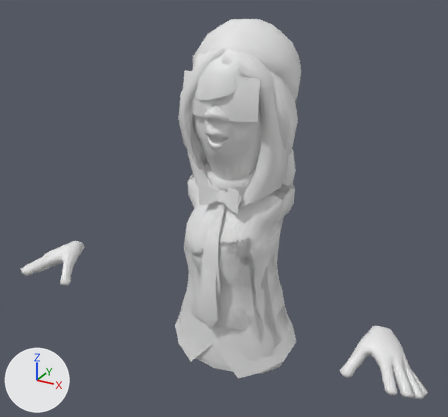
A saved change to the FBX model Assets/ToonPeople/models/TPVRFemaleB.FBX.
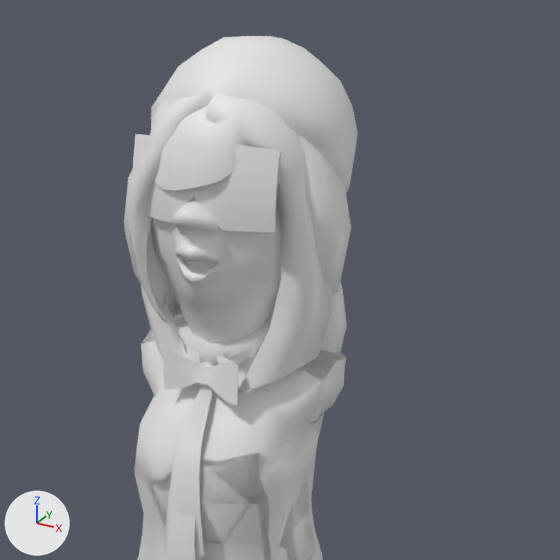
Each version is shown whole from a 50 mm camera at (0.696, -1.336, 1.867) aimed at (-0.015, -0.044, 1.221), then close up on the part from 25% to 91% of the width and 0% to 71% of the height. The axes (+X, +Y, +Z) are drawn at lower left. The lights are the same throughout. Materials are left out; every surface is plain grey. Where no turn or scale is listed for an object, it has been applied to the vertices.

The first close-up shows 'Glasses', 'HEAD', 'TPBowtie', 'TPFDressS', 'TPFHairD', 'TPFHairE', 'TPFHairF', 'TPFHairG', 'TPFShirtAS', 'TPFShirtBS', 'TPFTieS', 'TPFTshirtB'.
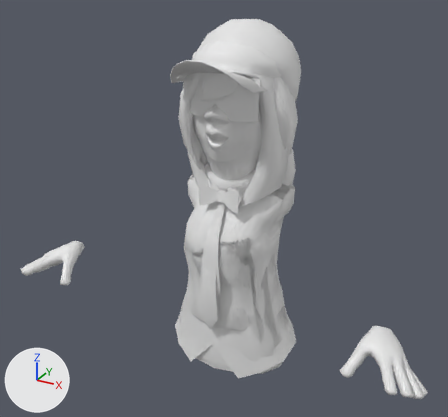
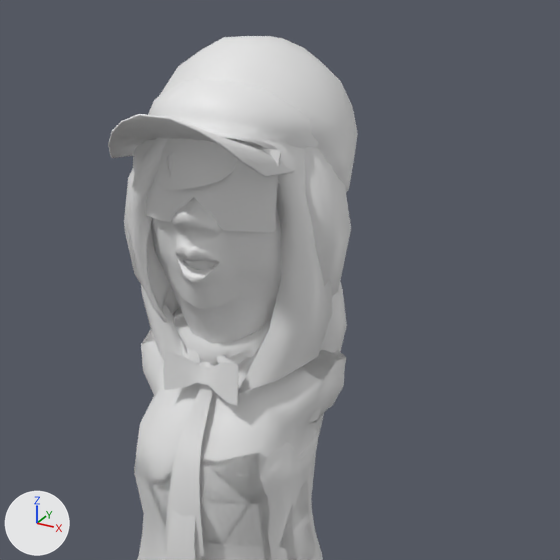
Pixel boxes (x1, y1, x2, y2) of what changed, in the close-ups (560 x 560 px):
'TPFHatC', added
    after: (148, 79, 319, 149)
'TPFHatB', added
    after: (108, 114, 295, 177)

Diff of the bpy script that builds the scene:
```diff
--- a/Assets/ToonPeople/models/TPVRFemaleB.FBX.py
+++ b/Assets/ToonPeople/models/TPVRFemaleB.FBX.py
@@ me_mesh_020 @@
+me_mesh_020.from_pydata(...)  # 235 vertices, 424 faces; spans x -0.127..0.127, y -0.203..0.137, z 1.334..1.643
@@ me_mesh_021 @@
+me_mesh_021.from_pydata(...)  # 222 vertices, 398 faces; spans x -0.127..0.127, y -0.125..0.137, z 1.334..1.651
@@ ob_tpfhatb @@
+ob_tpfhatb = bpy.data.objects.new('TPFHatB', me_mesh_020)
+ob_tpfhatb.location = (0.0, 0.0, 0.0)
@@ ob_tpfhatc @@
+ob_tpfhatc = bpy.data.objects.new('TPFHatC', me_mesh_021)
+ob_tpfhatc.location = (0.0, 0.0, 0.0)
```
